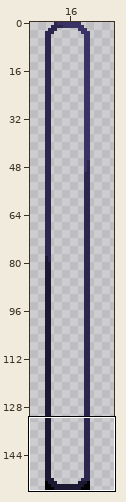
Two versions of one pixel-art file, GMTK 2026/Assets/Sprites/Resources/Icons and other sprites/Countdown Bar.ase. The picture above shows the old version from afar; the outline marks the close-up.
Close-up. First the earlier version:
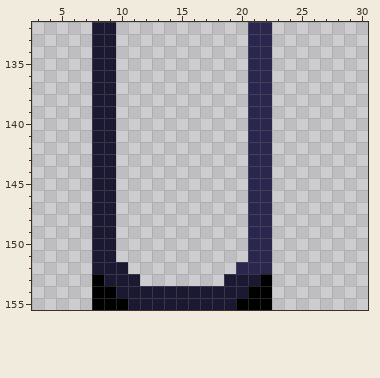
32x156 pixels, 1 frame. Shown: x 3..30, y 132..155. The wide view leaves out empty margins.
Now the later version:
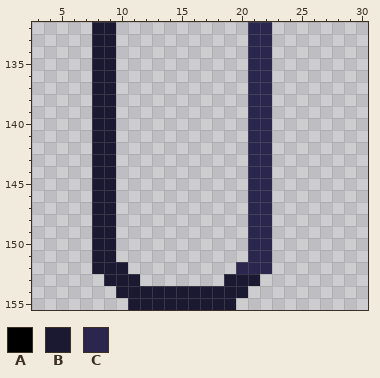
Palette (. is transparent): A #000000  B #1b1932  C #2a264d
Diff:
Changed rows in their new state; - is an unchanged pixel.
first column x 8:
153 .-------------.
154 ..-----------..
155 ...---------...
Pixel boxes of the changes (left, top, right, bottom) in both close-ups:
erased: (92, 274, 128, 310)
erased: (236, 274, 272, 310)
